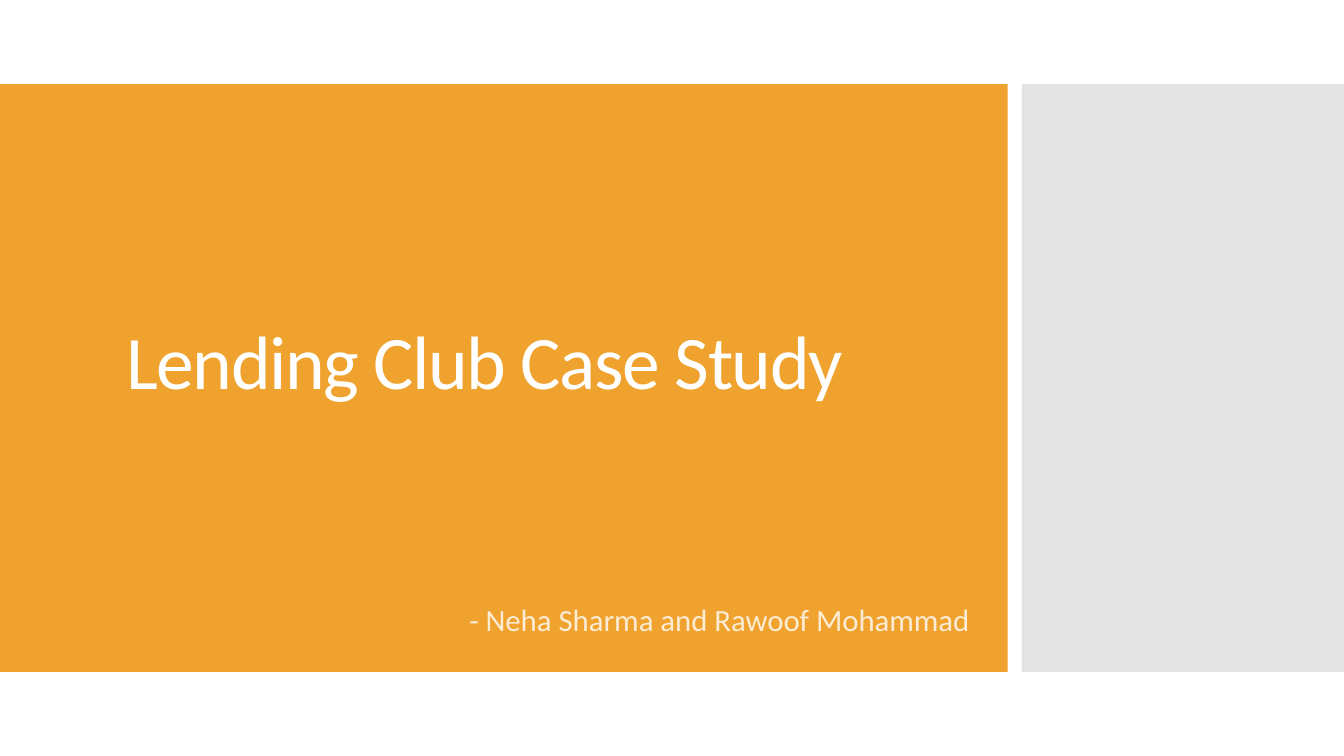
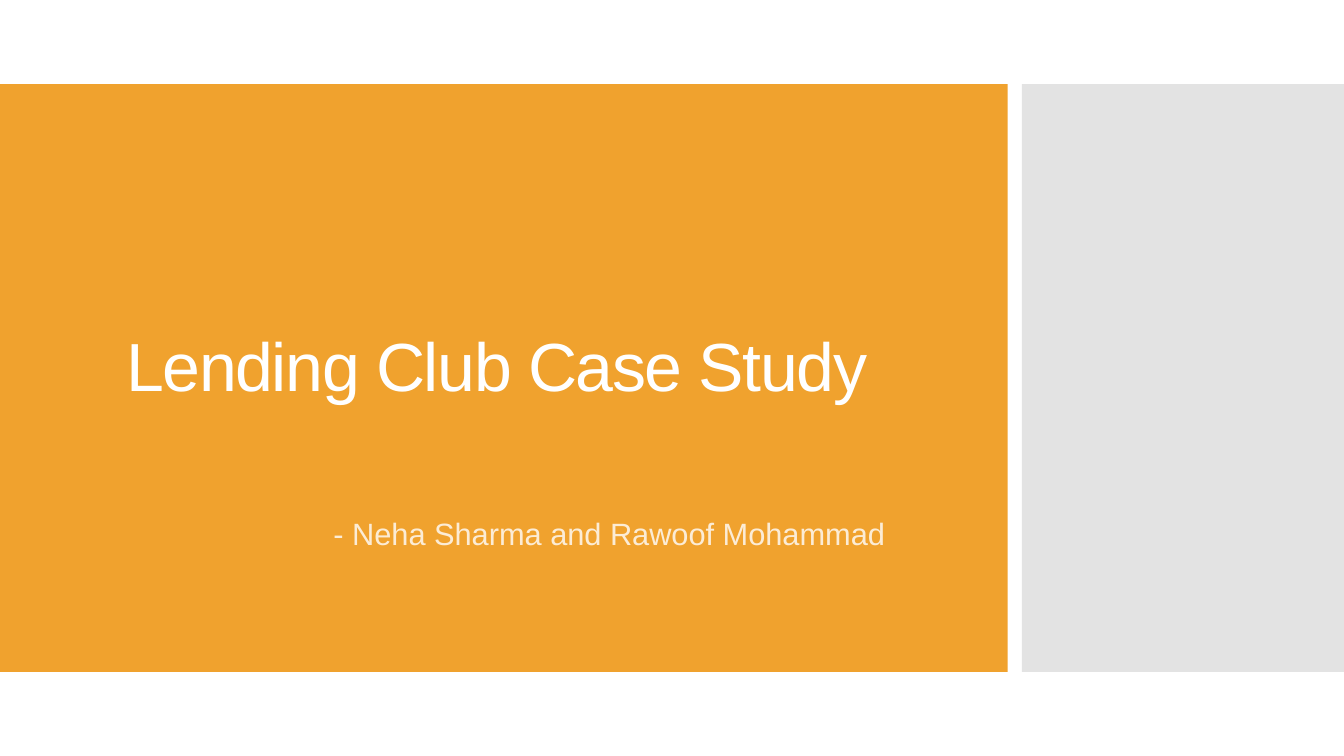
Before and after one commit to Rawoof821/LendingclubCaseStudy, a slide deck: slide 1 of Neha_Rawoof_LendingCaseStudy.pptx. Drawn at 1344x756 pixels with LibreOffice and Linux fonts; fonts in the diff are those of the drawing. Boxes give left, top, right and bottom in pixels: in the first picture for what was removed or moved away, otherwise in the second. Text is boxed around its words. In the diff, an @@ line names an element or a change of style, - is before the commit and + after.

```diff
--- a/Neha_Rawoof_LendingCaseStudy.pptx
+++ b/Neha_Rawoof_LendingCaseStudy.pptx
@@ title "Lending Club Case Study" at <box>126,341,867,404</box>: size 54 to 48.6 pt, font Calibri to Arial @@
@@ subtitle "- Neha Sharma and Rawoof ...": place and size @@
-subtitle "- Neha Sharma and Rawoof ..." at <box>486,609,969,631</box>
+subtitle "- Neha Sharma and Rawoof ..." at <box>352,522,885,546</box>
@@ subtitle "- Neha Sharma and Rawoof ..." at <box>352,522,885,546</box>: font Calibri to Arial @@
```
Also in this commit, not shown: 17 other slides changed, 1 slide added, 9 slides removed.
